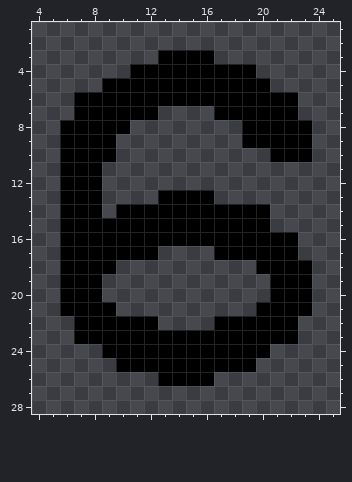
Two versions of one pixel-art file, Assets/Sprites/Text/06.aseprite. The picture above is the old version.
30x30 pixels, 1 frame. Shown: x 4..25, y 1..28.
And afterwards:
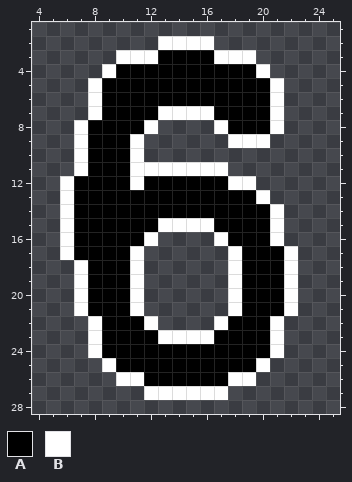
Palette (. is transparent): A #000000  B #ffffff
The exact change:
@@ x 4..25 @@
  1 ......................
- 2 ......................
- 3 .........AAAA.........
- 4 .......AAAAAAAAA......
- 5 .....AAAAAAAAAAAA.....
- 6 ...AAAAAAAAAAAAAAAA...
- 7 ...AAAAAA....AAAAAA...
- 8 ..AAAAA........AAAAA..
- 9 ..AAAA.........AAAAA..
-10 ..AAAA...........AAA..
-11 ..AAA.................
-12 ..AAA.................
-13 ..AAA....AAAA.........
-14 ..AAA.AAAAAAAAAAA.....
-15 ..AAAAAAAAAAAAAAA.....
-16 ..AAAAAAAAAAAAAAAAA...
-17 ..AAAAAAA....AAAAAA...
-18 ..AAAA..........AAAA..
-19 ..AAA............AAA..
-20 ..AAA............AAA..
-21 ..AAAA..........AAAA..
-22 ...AAAAAA....AAAAAA...
-23 ...AAAAAAAAAAAAAAAA...
-24 .....AAAAAAAAAAAA.....
-25 ......AAAAAAAAAA......
-26 .........AAAA.........
-27 ......................
+ 2 .........BBBB.........
+ 3 ......BBBAAAABBB......
+ 4 .....BAAAAAAAAAAB.....
+ 5 ....BAAAAAAAAAAAAB....
+ 6 ....BAAAAAAAAAAAAB....
+ 7 ....BAAAABBBBAAAAB....
+ 8 ...BAAAAB....BAAAB....
+ 9 ...BAAAB......BBB.....
+10 ...BAAAB..............
+11 ...BAAABBBBBBB........
+12 ..BAAAABAAAAAABB......
+13 ..BAAAAAAAAAAAAAB.....
+14 ..BAAAAAAAAAAAAAAB....
+15 ..BAAAAAABBBBAAAAB....
+16 ..BAAAAAB....BAAAB....
+17 ..BAAAAB......BAAAB...
+18 ...BAAAB......BAAAB...
+19 ...BAAAB......BAAAB...
+20 ...BAAAB......BAAAB...
+21 ...BAAAB......BAAAB...
+22 ....BAAAB....BAAAB....
+23 ....BAAAABBBBAAAAB....
+24 ....BAAAAAAAAAAAAB....
+25 .....BAAAAAAAAAAB.....
+26 ......BBAAAAAABB......
+27 ........BBBBBB........
 28 ......................
Changed places in both pictures, as pixel boxes (x1, y1, x2, y2):
changed: (60, 36, 312, 400)
